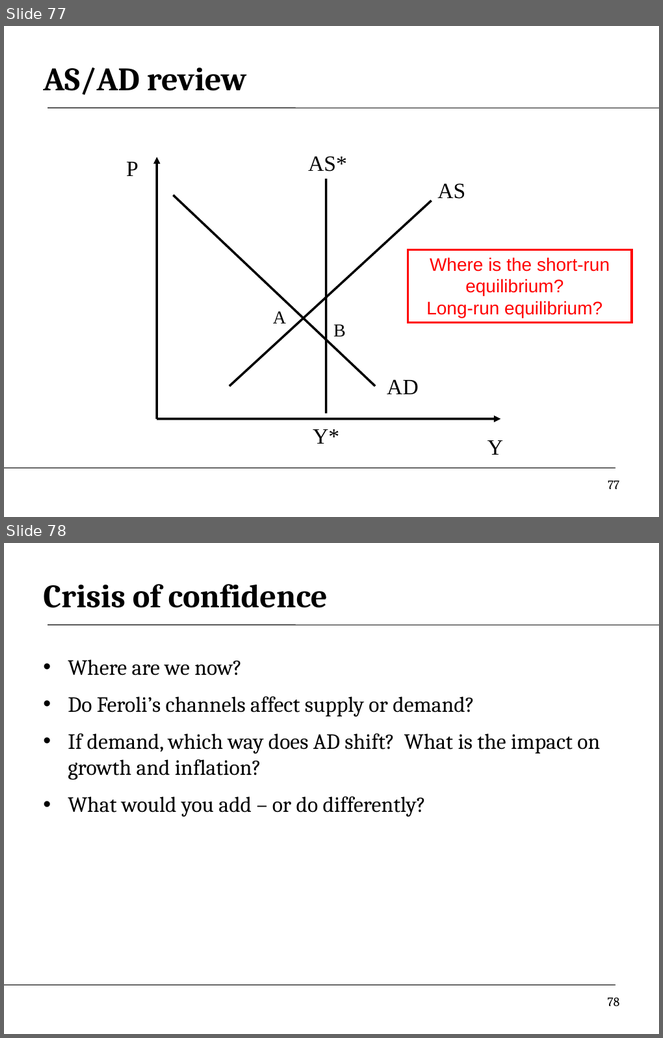
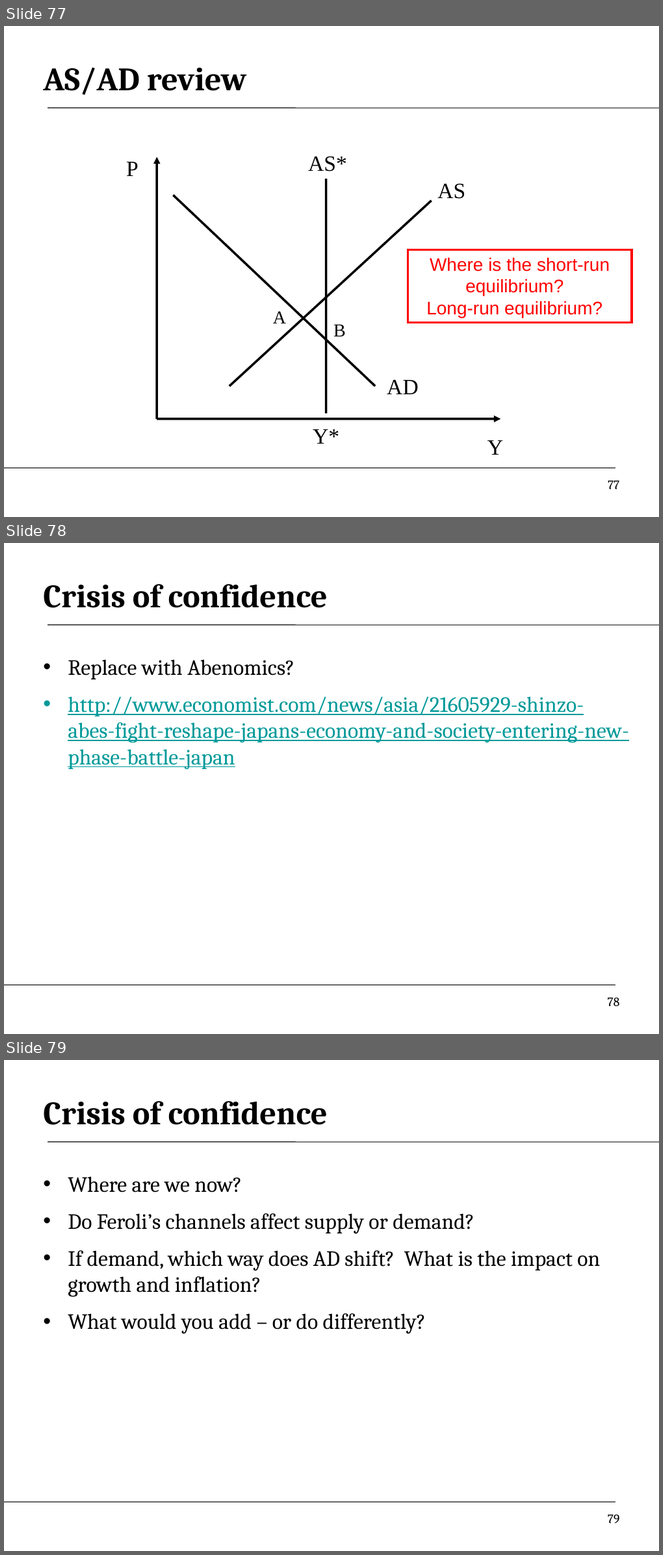
Before and after one commit to DaveBackus/Global_Economy, a slide deck: Slides/slides_asad_f13.pptx. Shown one above the other, each under a label of ours: slides 77 and 78 before the commit, slides 77, 78 and 79 after it. The pictures are 663x1038 and 663x1555 pixels, drawn with LibreOffice and Linux fonts; fonts in the diff are those of the drawing. Boxes give left, top, right and bottom in pixels: in the first picture for what was removed or moved away, otherwise in the second. Text is boxed around its words. In the diff, an @@ line names an element or a change of style, - is before the commit and + after.

```diff
--- a/Slides/slides_asad_f13.pptx
+++ b/Slides/slides_asad_f13.pptx
@@ slide 78 added at [4,543,659,1034], background #FFFFFF; not listed: 2 template elements that a slide beside it also shows @@
@@ title added at [43,584,328,608], 36 pt, text #000000, bold @@
+Crisis of confidence
@@ text added at [68,659,629,770], 24 pt, text #009999, underline @@
+• Replace with Abenomics?
+• http://www.economist.com/news/asia/21605929-shinzo-abes-fight-reshape-japans-economy-and-society-entering-new-phase-battle-japan
@@ page number added at [608,998,620,1006], 14 pt, text #000000 @@
+78
@@ what was slide 78 is now slide 79 @@
@@ page number at [608,1515,620,1523]: text changed @@
-78
+79
```
Also in this commit, not shown: 1 slide changed, 9 other files.
